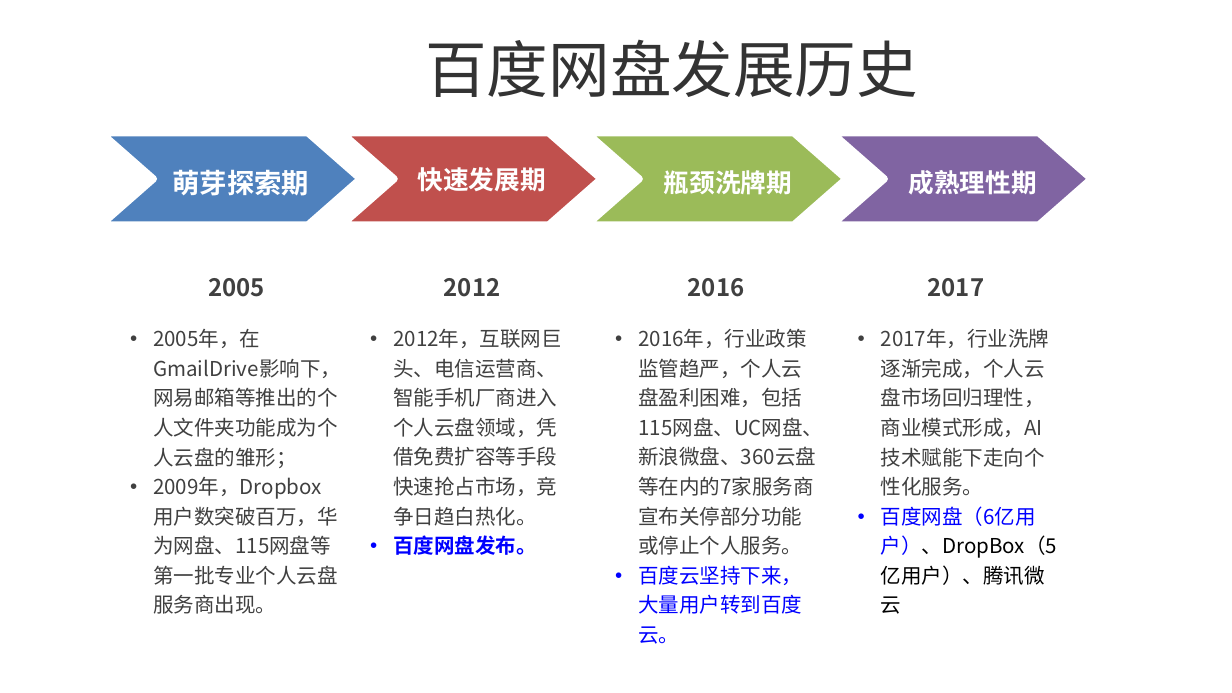
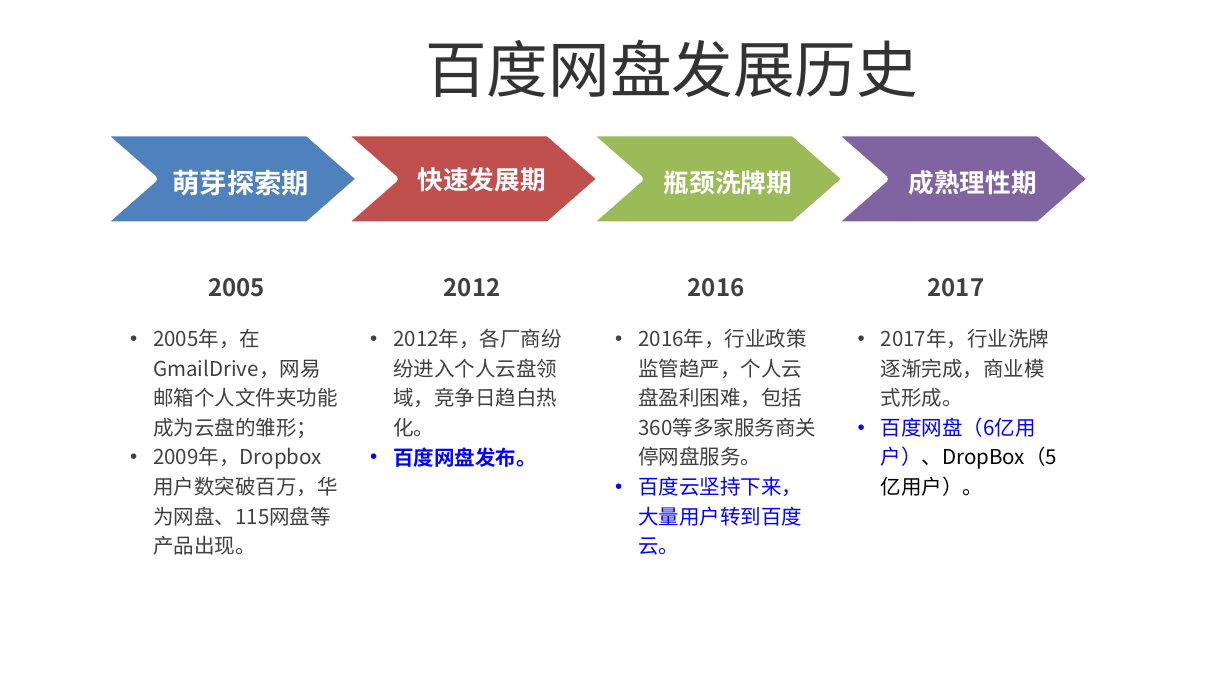
Before and after one commit to wisehead/techblog, a slide deck: slide 4 of database/MySQL/DTCC2019/DTCC2019_Database_Compress_for_BaiduNetDisk_V0.11.pptx. Drawn at 1232x693 pixels with LibreOffice and Linux fonts; fonts in the diff are those of the drawing; background and template pictures are left out. Boxes give left, top, right and bottom in pixels: in the first picture for what was removed or moved away, otherwise in the second. Text is boxed around its words. In the diff, an @@ line names an element or a change of style, - is before the commit and + after.

```diff
--- a/database/MySQL/DTCC2019/DTCC2019_Database_Compress_for_BaiduNetDisk_V0.11.pptx
+++ b/database/MySQL/DTCC2019/DTCC2019_Database_Compress_for_BaiduNetDisk_V0.11.pptx
@@ text at [153,329,338,555]: text changed @@
-• 2005年，在GmailDrive影响下，网易邮箱等推出的个人文件夹功能成为个人云盘的雏形；
-• 2009年，Dropbox用户数突破百万，华为网盘、115网盘等第一批专业个人云盘服务商出现。
+• 2005年，在GmailDrive，网易邮箱个人文件夹功能成为云盘的雏形；
+• 2009年，Dropbox用户数突破百万，华为网盘、115网盘等产品出现。
@@ text at [393,329,562,437]: text changed @@
-• 2012年，互联网巨头、电信运营商、智能手机厂商进入个人云盘领域，凭借免费扩容等手段快速抢占市场，竞争日趋白热化。
+• 2012年，各厂商纷纷进入个人云盘领域，竞争日趋白热化。
@@ text at [638,329,807,466]: text changed @@
-• 2016年，行业政策监管趋严，个人云盘盈利困难，包括115网盘、UC网盘、新浪微盘、360云盘等在内的7家服务商宣布关停部分功能或停止个人服务。
+• 2016年，行业政策监管趋严，个人云盘盈利困难，包括360等多家服务商关停网盘服务。
@@ text at [881,329,1057,496]: text changed @@
-• 2017年，行业洗牌逐渐完成，个人云盘市场回归理性，商业模式形成，AI技术赋能下走向个性化服务。
-• 百度网盘（6亿用户）、DropBox（5亿用户）、腾讯微云
+• 2017年，行业洗牌逐渐完成，商业模式形成。
+• 百度网盘（6亿用户）、DropBox（5亿用户）。
```
Also in this commit, not shown: 7 other slides changed, 1 slide removed, 1 other file.
